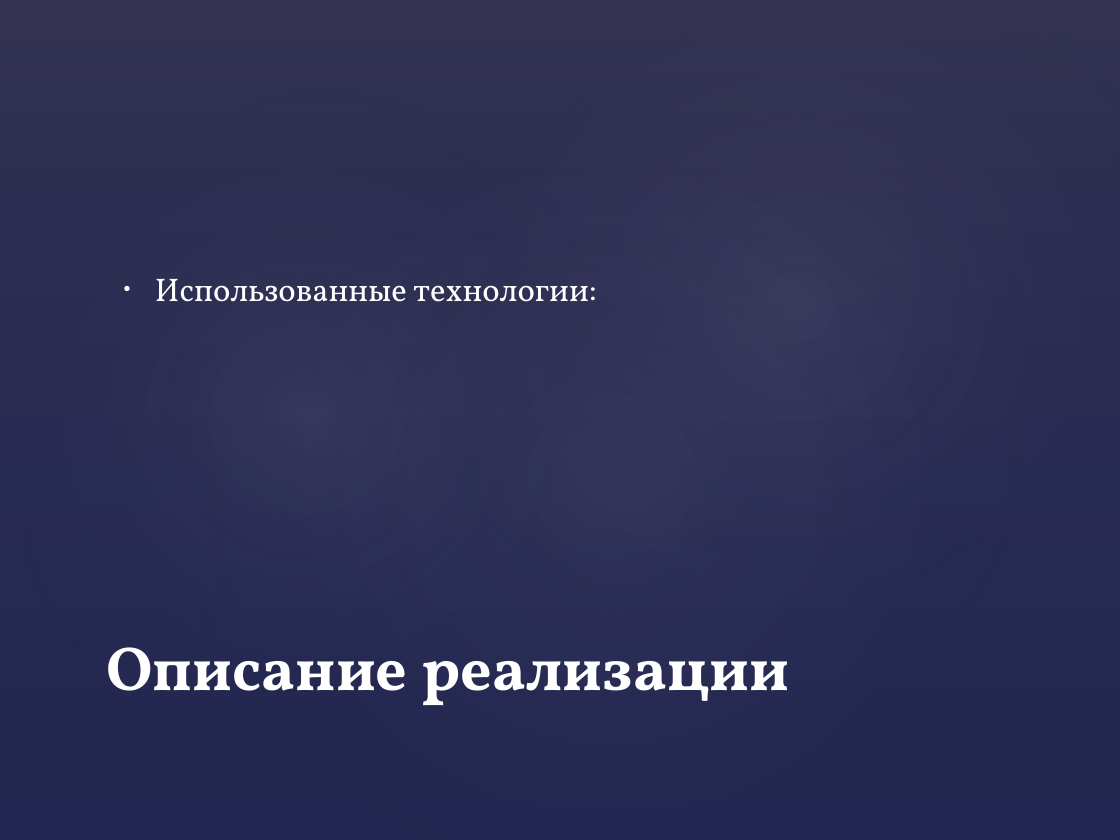
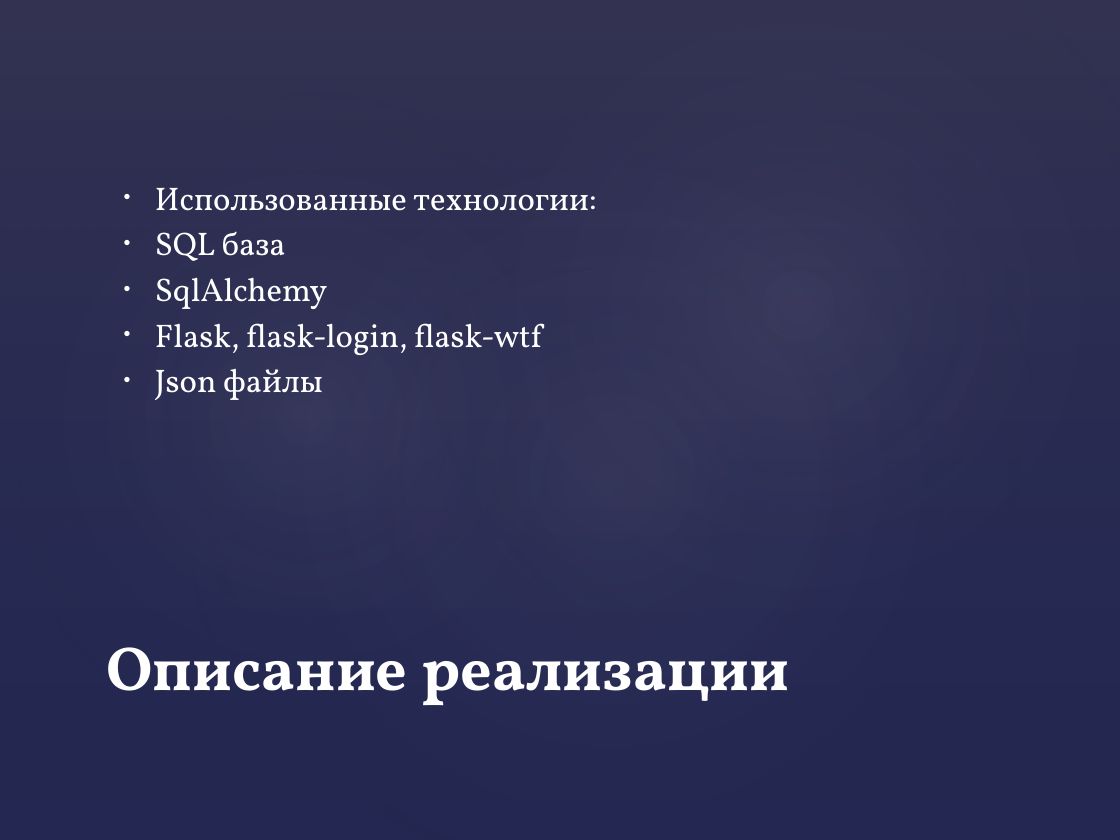
Before and after one commit to Alisenok24B/WebServer, a slide deck: slide 5 of Гороскоп.pptx. Drawn at 1120x840 pixels with LibreOffice and Linux fonts; fonts in the diff are those of the drawing. Boxes give left, top, right and bottom in pixels: in the first picture for what was removed or moved away, otherwise in the second. Text is boxed around its words. In the diff, an @@ line names an element or a change of style, - is before the commit and + after.

```diff
--- a/Гороскоп.pptx
+++ b/Гороскоп.pptx
@@ text at [155,231,542,400]: paragraphs added @@
+• SQL база
+• SqlAlchemy
+• Flask, flask-login, flask-wtf
+• Json файлы
```
Also in this commit, not shown: 1 slide added, 1 slide removed.
